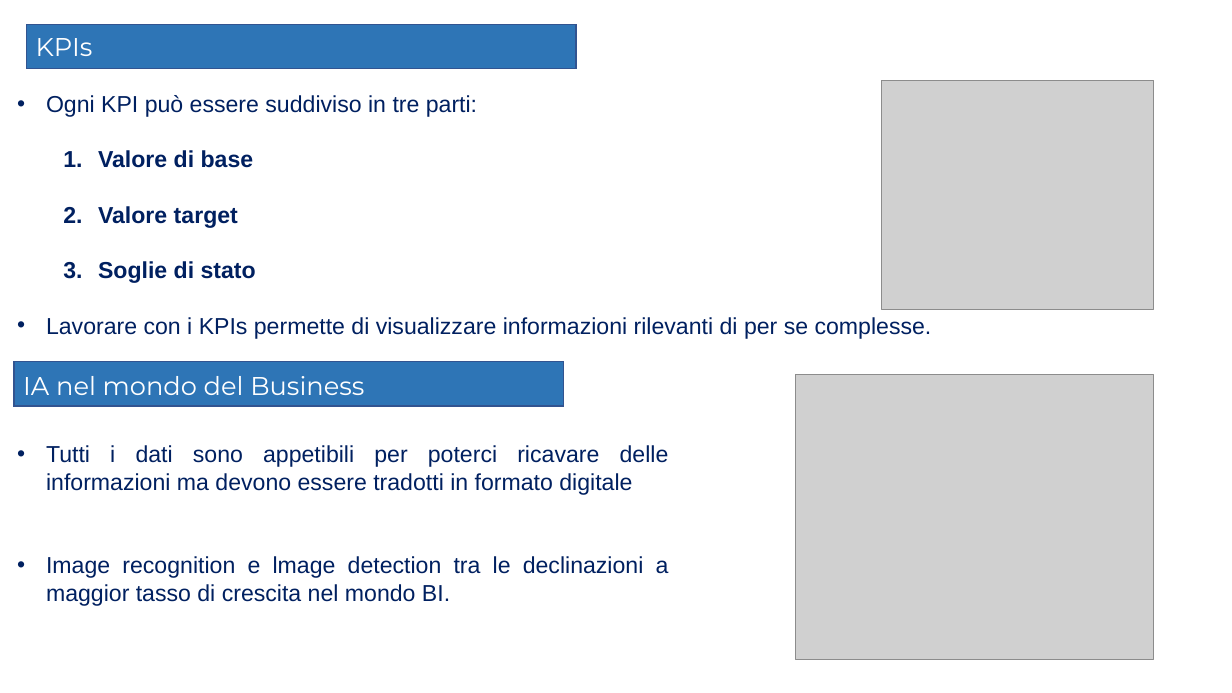
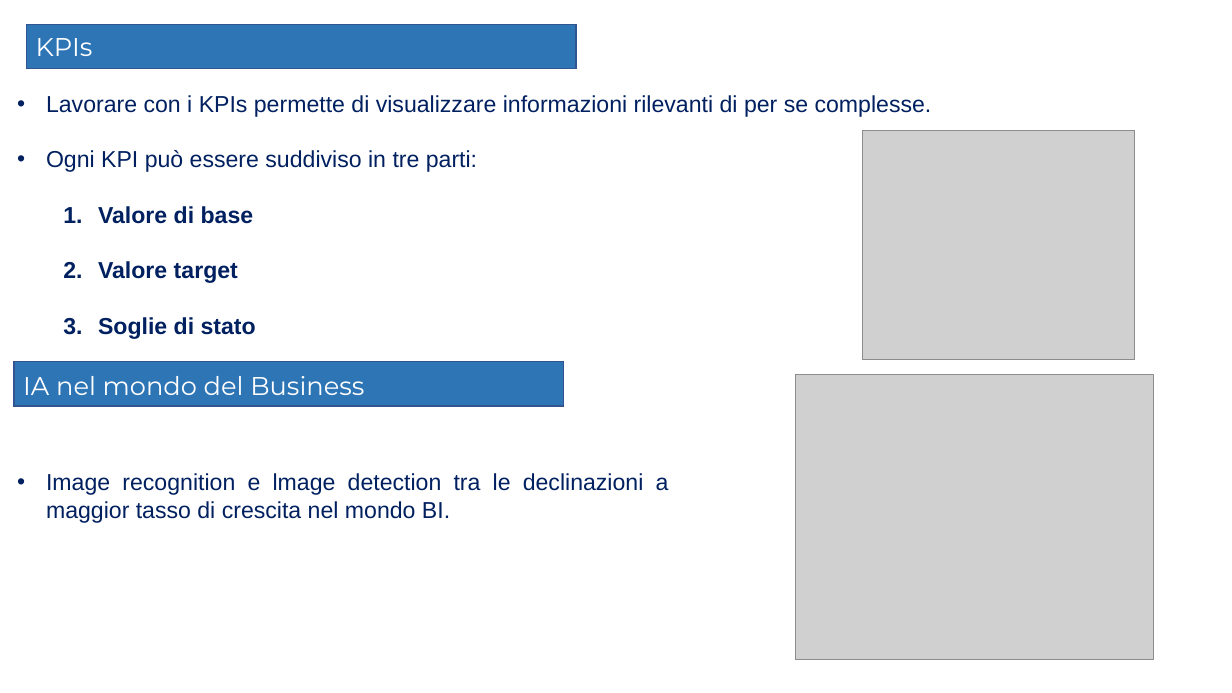
Before and after one commit to Elmaravilla7/Tesi, a slide deck: slide 4 of Presentazione204898.pptx. Drawn at 1232x693 pixels with LibreOffice and Linux fonts; fonts in the diff are those of the drawing; grey boxes stand for pictures. Boxes give left, top, right and bottom in pixels: in the first picture for what was removed or moved away, otherwise in the second. Text is boxed around its words. In the diff, an @@ line names an element or a change of style, - is before the commit and + after.

```diff
--- a/Presentazione204898.pptx
+++ b/Presentazione204898.pptx
@@ text at [46,95,932,117]: paragraph added @@
+• Lavorare con i KPIs permette di visualizzare informazioni rilevanti di per se complesse.
@@ picture: place and size @@
-picture at [882,80,1154,310]
+picture at [862,130,1135,360]
@@ text at [46,317,932,339]: paragraph removed @@
-• Lavorare con i KPIs permette di visualizzare informazioni rilevanti di per se complesse.
@@ text at [46,445,669,495]: paragraph removed @@
-• Tutti i dati sono appetibili per poterci ricavare delle informazioni ma devono essere tradotti in formato digitale
```
Also in this commit, not shown: 6 other slides changed, 1 slide removed.
